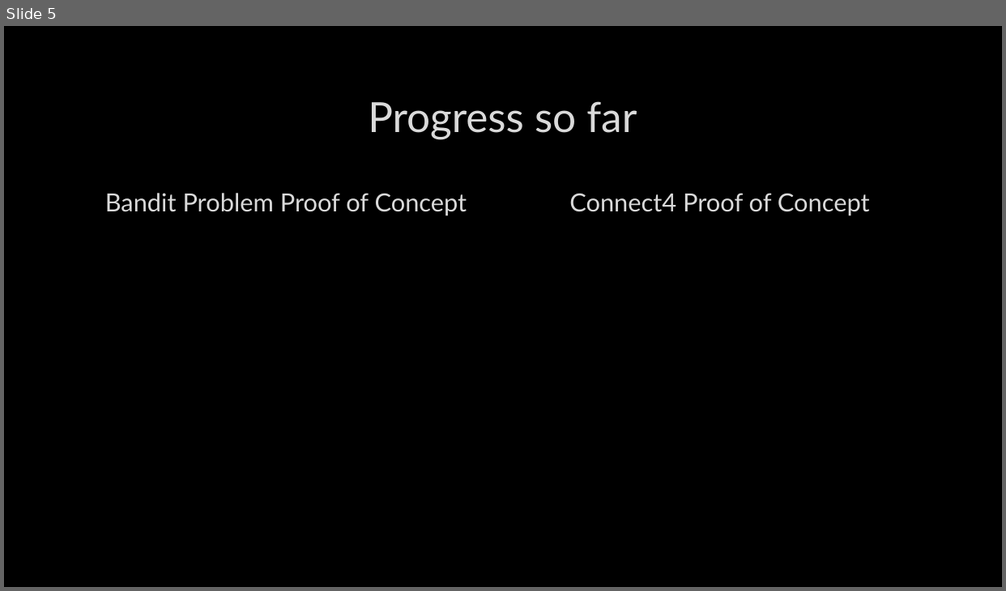
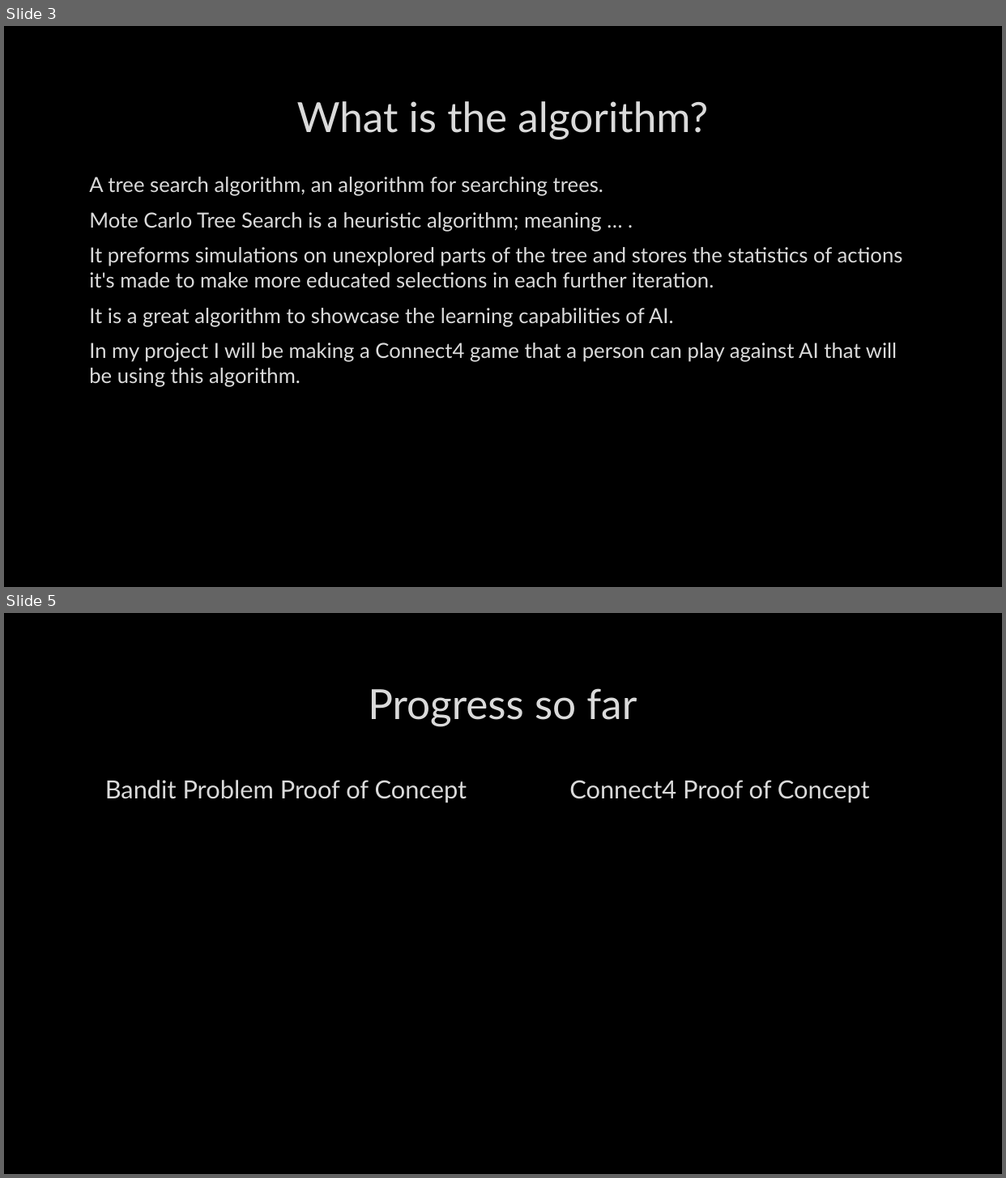
Before and after one commit to DanciuA004/Year3Project, a slide deck: documents/Interim Presentation.pptx. Shown one above the other, each under a label of ours: slide 5 before the commit, slides 3 and 5 after it; the slides between them are not shown. The pictures are 1006x591 and 1006x1178 pixels, drawn with LibreOffice and Linux fonts; fonts in the diff are those of the drawing; background and template pictures are left out. Boxes give left, top, right and bottom in pixels: in the first picture for what was removed or moved away, otherwise in the second. Text is boxed around its words. In the diff, an @@ line names an element or a change of style, - is before the commit and + after.

Commit message:
Further work on rough presentation layout

```diff
--- a/documents/Interim Presentation.pptx
+++ b/documents/Interim Presentation.pptx
@@ slide 3 added at bbox=[4, 26, 1002, 587], background picture (left out) @@
@@ title added at bbox=[297, 101, 708, 139], 40 pt, text #DADADA @@
+What is the algorithm?
@@ text added at bbox=[89, 177, 903, 387], 20 pt, text #DADADA @@
+A tree search algorithm, an algorithm for searching trees.
+Mote Carlo Tree Search is a heuristic algorithm; meaning … .
+It preforms simulations on unexplored parts of the tree and stores the statistics of actions it's made to make more educated selections in each further iteration.
+It is a great algorithm to showcase the learning capabilities of AI.
+In my project I will be making a Connect4 game that a person can play against AI that will be using this algorithm.
```
Also in this commit, not shown: 3 slides changed, 1 slide removed.
